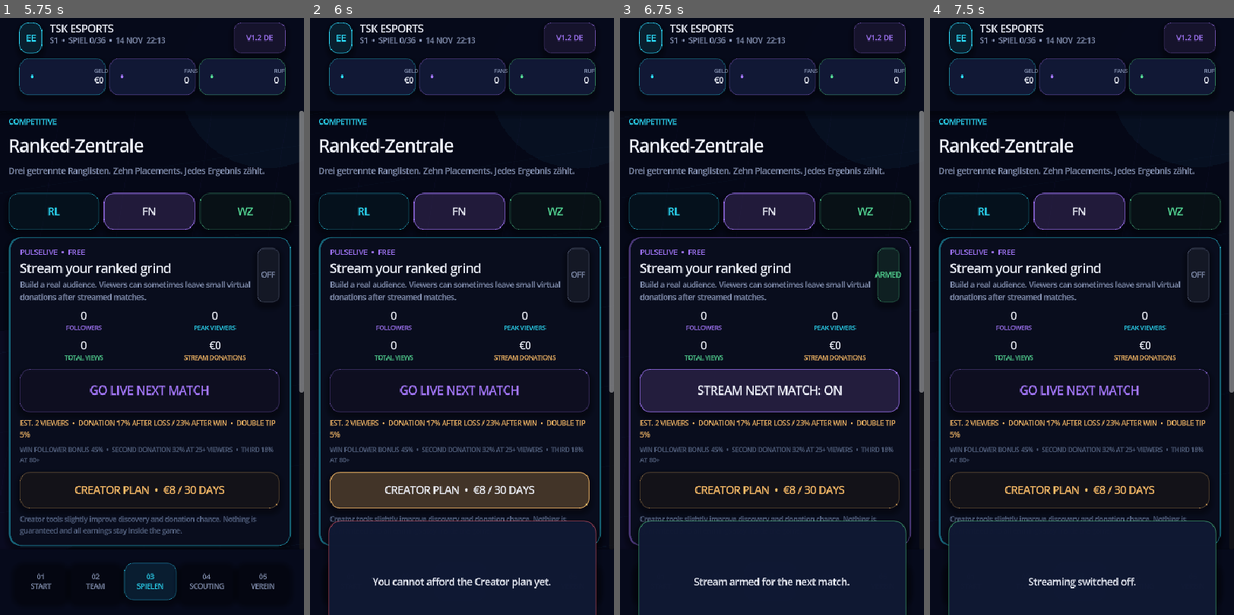
Above: before the commit, frames 1-4 (left to right).
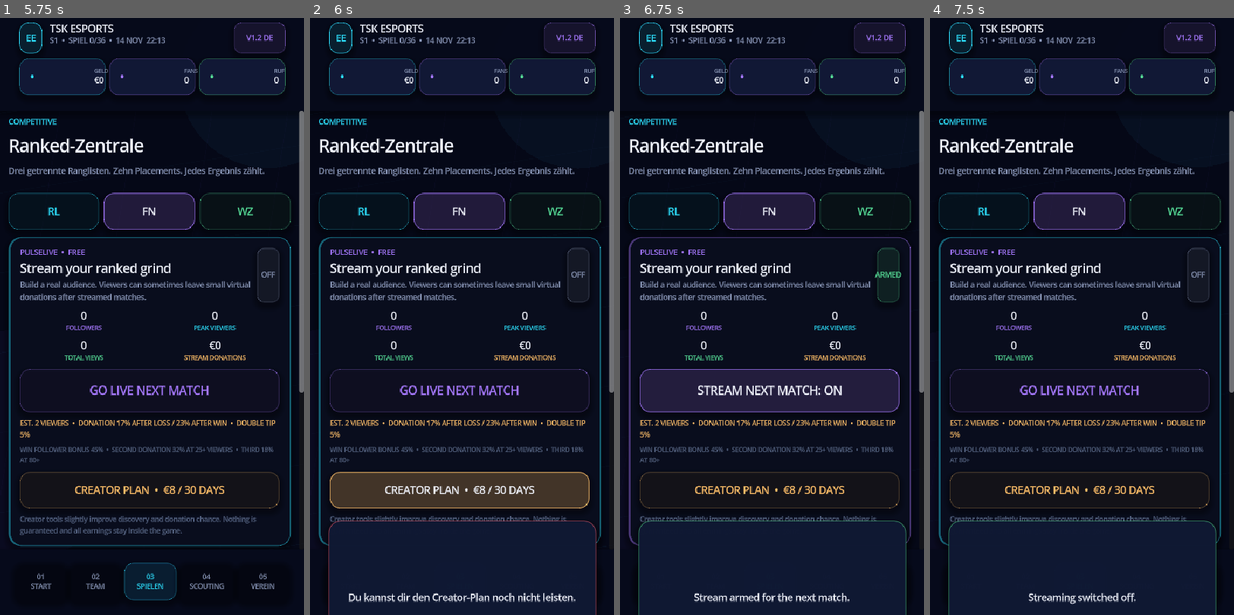
Above: after the commit, the same moments.

Repository: JasonTSKowner/E-Sport-Empire
Game: Godot game, scene res://scenes/Main.tscn
Two runs of this game, one before a commit and one after it. Both use one fixed random seed, a clock stepped at 60 frames per second and the inputs below.
Inputs:
- Up to frame 1 (5.75 s): click "01 START" at 0.5 s; click "01 START" at 1.25 s; click "02 TEAM" at 2 s; click "01 START" at 2.75 s; click "03 SPIELEN" at 3.5 s; click "RL" at 4.25 s; click "FN" at 5 s
- Up to frame 2 (6 s): click "CREATOR PLAN • €8 / 30 DAYS" at 5.75 s
- Up to frame 3 (6.75 s): click "GO LIVE NEXT MATCH" at 6.5 s
- Up to frame 4 (7.5 s): click "STREAM NEXT MATCH: ON" at 7.25 s

Frame 1 is identical in both runs. In frame 2, 1.0% of the frame differs, in the area x 12-88%, y 93-98%; in frame 3, 0.7%; in frame 4, 0.6%.

Commit message:
v1.2: finish German result and stream text

Diff:
--- a/scripts/game_state.gd
+++ b/scripts/game_state.gd
@@ -2022,12 +2022,12 @@
 
 func finalize_match(session: Dictionary) -> Dictionary:
 	if bool(session.get("resolved", false)):
-		return {"ok": false, "message": "This match result was already saved."}
+		return {"ok": false, "message": "Dieses Spielergebnis wurde bereits gespeichert."}
 	var regulation_turns := int(session.get("regulation_turns", 6))
 	var our_score := int(session.get("our_score", 0))
 	var their_score := int(session.get("their_score", 0))
 	if int(session.get("turn", 0)) < regulation_turns or our_score == their_score:
-		return {"ok": false, "message": "The match is not finished yet."}
+		return {"ok": false, "message": "Das Spiel ist noch nicht beendet."}
 	var mode := str(session.get("mode", "Rocket League"))
 	var format := str(session.get("format", "1v1"))
 	var opponent := str(session.get("opponent", "Unknown"))
@@ -2287,7 +2287,7 @@
 	events[events.size() - 1]["text"] = (
 		"The final moment confirms a hard-earned victory."
 		if won
-		else "The series ends, but the review already starts."
+		else "Die Serie ist vorbei, aber die Analyse beginnt sofort."
 	)
 	events[events.size() - 1]["type"] = "good" if won else "bad"
 	return events
@@ -2299,7 +2299,7 @@
 		return "%d:%02d" % [seconds_left / 60, seconds_left % 60]
 	if mode == "Fortnite":
 		return "ZONE %d" % mini(9, index + 1)
-	return "CIRCLE %d" % mini(9, index + 1)
+	return "KREIS %d" % mini(9, index + 1)
 
 
 func _update_rank_title_progress(
@@ -2448,14 +2448,14 @@
 		return {"ok": false, "message": "Unknown streaming plan."}
 	var cost := stream_plan_cost(plan)
 	if int(data.get("cash", 0)) < cost:
-		return {"ok": false, "message": "You cannot afford the %s plan yet." % plan}
+		return {"ok": false, "message": "Du kannst dir den %s-Plan noch nicht leisten." % plan}
 	data["cash"] = int(data["cash"]) - cost
 	data["streaming"]["plan"] = plan
 	data["streaming"]["plan_until"] = int(Time.get_unix_time_from_system()) + 30 * 24 * 60 * 60
 	save_game()
 	return {
 		"ok": true,
-		"message": "%s activated for 30 days. Better tools, not guaranteed viewers." % plan,
+		"message": "%s für 30 Tage aktiviert. Bessere Tools, aber keine garantierten Zuschauer." % plan,
 	}
 
 
@@ -2466,10 +2466,10 @@
 			selected = contact
 			break
 	if selected.is_empty():
-		return {"ok": false, "message": "That contact is no longer available."}
+		return {"ok": false, "message": "Dieser Kontakt ist nicht mehr verfügbar."}
 	var mode := str(selected.get("mode", "Rocket League"))
 	if roster_for(mode).size() >= 3:
-		return {"ok": false, "message": "The %s roster is already full." % mode}
+		return {"ok": false, "message": "Der %s-Kader ist bereits voll." % mode}
 	var player := selected.duplicate(true)
 	player["id"] = "player_%d" % int(Time.get_ticks_msec())
 	player["form"] = 52
@@ -2505,7 +2505,7 @@
 	if int(mode_record(mode).get("played", 0)) < 3:
 		return {"ok": false, "message": "Play at least 3 ranked matches before entering a community cup."}
 	if now < int(data.get("cup_ready_at", 0)):
-		return {"ok": false, "message": "No new community cup is open yet."}
+		return {"ok": false, "message": "Aktuell ist kein neuer Community Cup offen."}
 	var win_chance := community_cup_win_chance(mode)
 	var won := rng.randf() <= win_chance
 	var prize := 0
@@ -2550,12 +2550,12 @@
 	if roll < 0.14:
 		return {"key": "boosted", "label": "BOOSTED PLAYER", "strength_mod": -10.0, "attention_mult": 0.7}
 	if roll < 0.22:
-		return {"key": "peaking", "label": "PEAKING TODAY", "strength_mod": 5.0, "attention_mult": 1.25}
+		return {"key": "peaking", "label": "HEUTE IN TOPFORM", "strength_mod": 5.0, "attention_mult": 1.25}
 	if roll < 0.30:
 		return {"key": "tilted", "label": "TILTED", "strength_mod": -5.0, "attention_mult": 0.85}
 	if roll < 0.36:
-		return {"key": "returning", "label": "RETURNING PLAYER", "strength_mod": 7.0, "attention_mult": 1.35}
-	return {"key": "normal", "label": "NORMAL MATCH", "strength_mod": 0.0, "attention_mult": 1.0}
+		return {"key": "returning", "label": "RÜCKKEHRER", "strength_mod": 7.0, "attention_mult": 1.35}
+	return {"key": "normal", "label": "NORMALES SPIEL", "strength_mod": 0.0, "attention_mult": 1.0}
 
 
 func opponent_profile_odds() -> Array:
@@ -2589,7 +2589,7 @@
 			"points": 0,
 			"reputation": 0,
 			"chance": chance,
-			"text": "No unusual attention after this match.",
+			"text": "Nach diesem Spiel gibt es keine besondere Aufmerksamkeit.",
 		}
 	var roll := rng.randf()
 	var points := rng.randi_range(1, 4)
@@ -2597,15 +2597,15 @@
 	var text := ""
 	var contact: Dictionary = {}
 	if roll < 0.48:
-		text = "Your opponent checked your profile after the match."
+		text = "Dein Gegner hat nach dem Spiel dein Profil angesehen."
 		if rng.randf() < 0.45:
 			contact = _make_contact(mode, "Opponent")
 			text = "%s sent you a queue request after the match." % contact["name"]
 	elif roll < 0.68 and format != "1v1":
-		contact = _make_contact(mode, "Random teammate")
+		contact = _make_contact(mode, "Zufälliger Teamkollege")
 		text = "%s, a random teammate, wants to queue again." % contact["name"]
 	elif roll < 0.88:
-		text = "A small clip from the match started getting shared."
+		text = "Ein kleiner Clip aus dem Spiel wird gerade geteilt."
 		points += 2
 	else:
 		text = "A small tournament organizer noticed your recent results."
@@ -2677,20 +2677,20 @@
 
 	var chat_templates := [
 		"clean",
-		"nice read",
+		"starker Read",
 		"gg",
-		"that was actually good",
+		"das war echt stark",
 		"who is TSK?",
-		"bro is underrated",
+		"der ist underrated",
 		"queue again",
-		"that opponent looks way better than this rank",
+		"der Gegner sieht viel besser aus als dieser Rang",
 	]
 	var comment_templates := [
-		"bro is actually underrated",
-		"played against this guy before, solid",
-		"that match was closer than the rank says",
+		"der ist wirklich underrated",
+		"schon gegen den gespielt, stabil",
+		"das Spiel war enger als der Rang vermuten lässt",
 		"who even is TSK?",
-		"the grind from zero is kinda fire",
+		"der Grind von null ist schon stark",
 		"clean game",
 	]
 	var chat: Array = []
